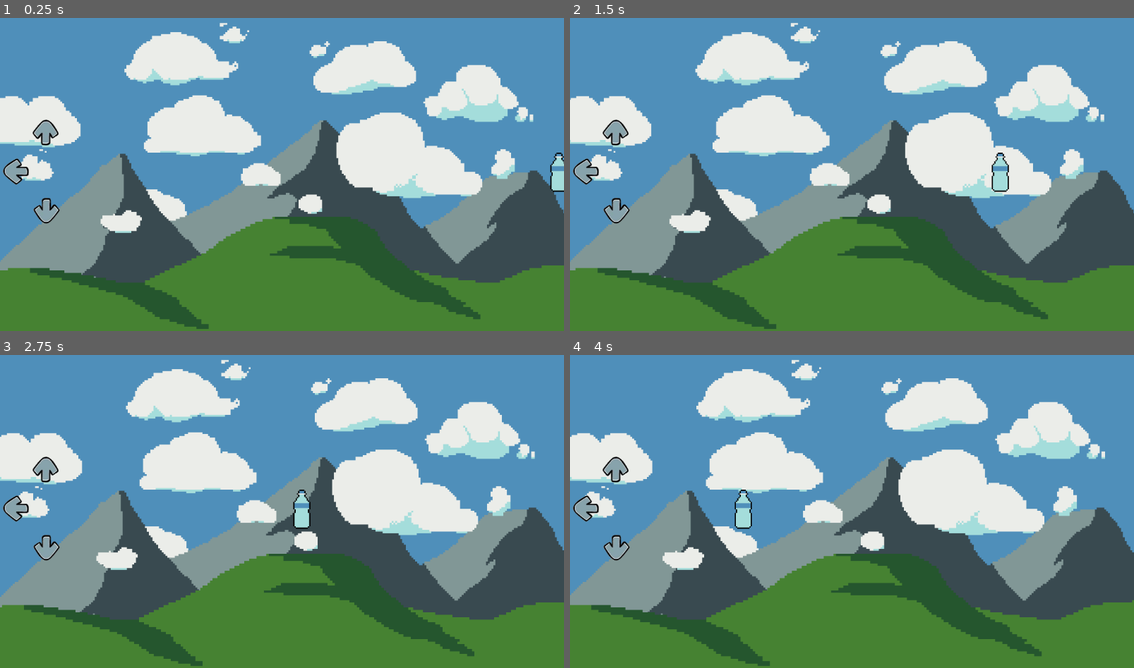
Above: before the commit, frames 1-4 (two rows, left to right).
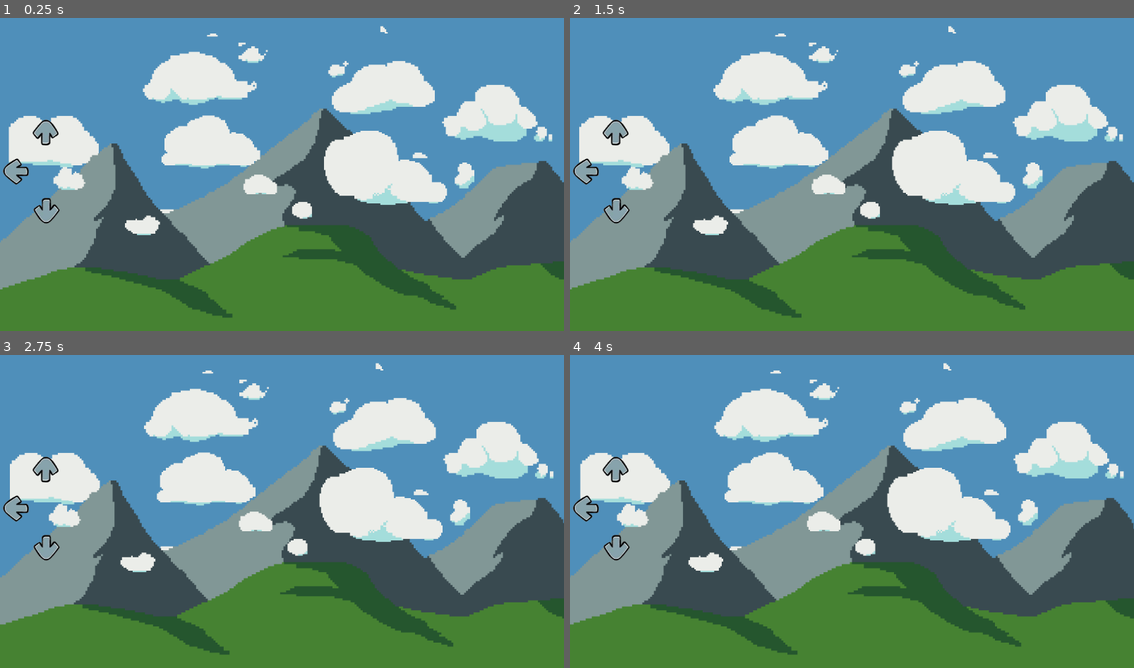
Above: after the commit, the same moments.

Repository: piperinnshall/wlgg-world-day
Game: Godot game, scene res://src/stages/stage_one.tscn
The game is run twice, just before and just after one commit, with the same random seed, the same clock (stepped at 60 frames per second) and the same inputs.
Inputs:
- Up to frame 1 (0.25 s): no input
- Up to frame 2 (1.5 s): no input
- Up to frame 3 (2.75 s): no input
- Up to frame 4 (4 s): no input

The runs differ from the first frame. In frame 1, 28% of the frame differs, in the area x 0-100%, y 1-100%; in frame 2, 28%; in frame 3, 28%; in frame 4, 28%.
Error after the commit: Invalid access to property or key 'passed' on a base object of type 'Nil'. (res://src/scripts/key_listener.gd:12)

Commit message:
refactor: Update background script (#2)
* feat: Begin adding queue

* refactor: Update background script

Diff:
--- /dev/null
+++ b/src/nodes/background.tscn
@@ -0,0 +1,43 @@
+[gd_scene load_steps=7 format=3 uid="uid://yopk35fnni34"]
+
+[ext_resource type="Texture2D" uid="uid://wdxlmogungk2" path="res://assets/bluesky.png" id="1_cwo56"]
+[ext_resource type="Texture2D" uid="uid://28i76jearnn1" path="res://assets/cloudsback.png" id="2_gyn1g"]
+[ext_resource type="Script" uid="uid://4nsovlyu8uvl" path="res://src/scripts/background.gd" id="2_s3qma"]
+[ext_resource type="Texture2D" uid="uid://c3dvc3ljjat3q" path="res://assets/mounts.png" id="3_56fkv"]
+[ext_resource type="Texture2D" uid="uid://devc4w0vhmhx0" path="res://assets/cloudsfront.png" id="5_fba8e"]
+[ext_resource type="Texture2D" uid="uid://br777c2xu7kj6" path="res://assets/hillsveryfront.png" id="6_lr678"]
+
+[node name="Background" type="Node2D"]
+
+[node name="BlueSky" type="Sprite2D" parent="."]
+position = Vector2(6.00001, 21)
+scale = Vector2(1.05687, 1.09333)
+texture = ExtResource("1_cwo56")
+script = ExtResource("2_s3qma")
+
+[node name="BGClouds" type="Sprite2D" parent="."]
+position = Vector2(50, 65)
+texture = ExtResource("2_gyn1g")
+script = ExtResource("2_s3qma")
+speed = 0.2
+
+[node name="Mountains" type="Sprite2D" parent="."]
+position = Vector2(2, 10)
+scale = Vector2(1.05778, 1.05778)
+texture = ExtResource("3_56fkv")
+script = ExtResource("2_s3qma")
+speed = 0.4
+
+[node name="FGClouds" type="Sprite2D" parent="."]
+position = Vector2(-19, -28)
+scale = Vector2(0.827778, 0.827778)
+texture = ExtResource("5_fba8e")
+script = ExtResource("2_s3qma")
+speed = 0.6
+
+[node name="Hills" type="Sprite2D" parent="."]
+position = Vector2(25, -60)
+scale = Vector2(1.09778, 1.09778)
+texture = ExtResource("6_lr678")
+script = ExtResource("2_s3qma")
+speed = 0.5
--- a/src/nodes/key_moving.tscn
+++ b/src/nodes/key_moving.tscn
@@ -14,3 +14,10 @@
 wait_time = 5.0
 one_shot = true
 autostart = true
+
+[node name="DestroyTimer" type="Timer" parent="."]
+wait_time = 5.0
+one_shot = true
+autostart = true
+
+[connection signal="timeout" from="DestroyTimer" to="." method="_on_destroy_timer_timeout"]
--- /dev/null
+++ b/src/scripts/background.gd
@@ -0,0 +1,15 @@
+extends Sprite2D
+
+@export var amplitude: float = 10.0      # How far it moves
+@export var speed: float = 1.0           # How fast it sways
+@export var sway_axis: Vector2 = Vector2(1, 0)  # (1,0)=horizontal, (0,1)=vertical
+
+var initial_position: Vector2
+
+func _ready():
+	initial_position = position
+
+func _process(delta):
+	var time = Time.get_ticks_msec() * 0.001
+	var offset = sin(time * speed) * amplitude
+	position = initial_position + (sway_axis * offset)
--- a/src/scripts/key_listener.gd
+++ b/src/scripts/key_listener.gd
@@ -1,14 +1,21 @@
 extends Sprite2D
 
 @onready var key_moving = preload("res://src/nodes/key_moving.tscn")
+@export var key_name: String = ""
 
-@export var key_name: String = ""
+var key_moving_queue = []
 
 func _process(delta: float) -> void:
 	if Input.is_action_just_pressed(key_name):
 		create_moving_key()
 
+	if key_moving_queue.front().passed and key_moving_queue.size() > 0:
+		key_moving_queue.pop_front()
+		print("popped")
+
 func create_moving_key():
 	var km_inst = key_moving.instantiate()
 	get_tree().get_root().call_deferred("add_child", km_inst)
 	km_inst.setup(frame + 4)
+
+	key_moving_queue.push_back(km_inst)
--- a/src/scripts/key_moving.gd
+++ b/src/scripts/key_moving.gd
@@ -2,22 +2,31 @@
 
 @export var move_speed: float = 3.5
 
-var pos_x = 610
-var pos_y = 0
+var pos_x: float = 610
+var pos_y: float = 0
+
+# true if km has passed the allowed input frame
+var passed: bool = false
+var pass_limit: float = -565.0
 
 func _init():
-	scale.x = 0.5
-	scale.y = 0.5
 	set_process(false)
 
 func _process(delta: float) -> void:
 	global_position += Vector2(-move_speed,  0)
 
-	if global_position .x < -545.0 and not $Timer.is_stopped():
+	if global_position.x < pass_limit and not $Timer.is_stopped():
 		print($Timer.wait_time - $Timer.time_left)
 		$Timer.stop()
+		passed = true
+
 
 func setup(target_frame: int):
 	global_position = Vector2(pos_x, pos_y)
 	frame = target_frame
+	scale.x = 0.3
+	scale.y = 0.3
 	set_process(true)
+
+func _on_destroy_timer_timeout() -> void:
+	queue_free()
--- a/src/stages/background_1.gd
+++ /dev/null
@@ -1,17 +0,0 @@
-extends Sprite2D
-
-
-# Adjust these values to control the sway
-@export var amplitude: float = 10.0  # How far it moves (in pixels)
-@export var speed: float = 1.0      # How fast it sways
-@export var sway_axis: Vector2 = Vector2(1, 0)  # (1,0)=horizontal, (0,1)=vertical
-
-var initial_position: Vector2
-
-func _ready():
-	initial_position = position  # Store starting position
-
-func _process(delta):
-	# Sine wave oscillation (time-based)
-	var offset = sin(Time.get_ticks_msec() * 0.001 * speed) * amplitude
-	position = initial_position + (sway_axis * offset)
--- a/src/stages/background_2.gd
+++ /dev/null
@@ -1,16 +0,0 @@
-extends Sprite2D
-
-# Adjust these values to control the sway
-@export var amplitude: float = 10.0  # How far it moves (in pixels)
-@export var speed: float = 0.2      # How fast it sways
-@export var sway_axis: Vector2 = Vector2(1, 0)  # (1,0)=horizontal, (0,1)=vertical
-
-var initial_position: Vector2
-
-func _ready():
-	initial_position = position  # Store starting position
-
-func _process(delta):
-	# Sine wave oscillation (time-based)
-	var offset = sin(Time.get_ticks_msec() * 0.001 * speed) * amplitude
-	position = initial_position + (sway_axis * offset)
--- a/src/stages/background_3.gd
+++ /dev/null
@@ -1,16 +0,0 @@
-extends Sprite2D
-
-# Adjust these values to control the sway
-@export var amplitude: float = 10.0  # How far it moves (in pixels)
-@export var speed: float = 0.4      # How fast it sways
-@export var sway_axis: Vector2 = Vector2(1, 0)  # (1,0)=horizontal, (0,1)=vertical
-
-var initial_position: Vector2
-
-func _ready():
-	initial_position = position  # Store starting position
-
-func _process(delta):
-	# Sine wave oscillation (time-based)
-	var offset = sin(Time.get_ticks_msec() * 0.001 * speed) * amplitude
-	position = initial_position + (sway_axis * offset)
--- a/src/stages/background_4.gd
+++ /dev/null
@@ -1,16 +0,0 @@
-extends Sprite2D
-
-# Adjust these values to control the sway
-@export var amplitude: float = 10.0  # How far it moves (in pixels)
-@export var speed: float = 0.6      # How fast it sways
-@export var sway_axis: Vector2 = Vector2(1, 0)  # (1,0)=horizontal, (0,1)=vertical
-
-var initial_position: Vector2
-
-func _ready():
-	initial_position = position  # Store starting position
-
-func _process(delta):
-	# Sine wave oscillation (time-based)
-	var offset = sin(Time.get_ticks_msec() * 0.001 * speed) * amplitude
-	position = initial_position + (sway_axis * offset)
--- a/src/stages/background_5.gd
+++ /dev/null
@@ -1,16 +0,0 @@
-extends Sprite2D
-
-# Adjust these values to control the sway
-@export var amplitude: float = 12.0  # How far it moves (in pixels)
-@export var speed: float = 0.5      # How fast it sways
-@export var sway_axis: Vector2 = Vector2(1, 0)  # (1,0)=horizontal, (0,1)=vertical
-
-var initial_position: Vector2
-
-func _ready():
-	initial_position = position  # Store starting position
-
-func _process(delta):
-	# Sine wave oscillation (time-based)
-	var offset = sin(Time.get_ticks_msec() * 0.001 * speed) * amplitude
-	position = initial_position + (sway_axis * offset)
--- a/src/stages/stage_one.tscn
+++ b/src/stages/stage_one.tscn
@@ -1,50 +1,12 @@
-[gd_scene load_steps=13 format=3 uid="uid://bbs7jf76v05oi"]
+[gd_scene load_steps=3 format=3 uid="uid://bbs7jf76v05oi"]
 
-[ext_resource type="Texture2D" uid="uid://wdxlmogungk2" path="res://assets/bluesky.png" id="1_6faxf"]
 [ext_resource type="PackedScene" uid="uid://hoctgo107djf" path="res://src/nodes/key_listener.tscn" id="1_r7fs1"]
-[ext_resource type="Script" uid="uid://ce7g46x8j76qd" path="res://src/stages/background_1.gd" id="2_rnl2t"]
-[ext_resource type="PackedScene" uid="uid://7wim01rrxevd" path="res://src/nodes/key_moving.tscn" id="2_sio3b"]
-[ext_resource type="Texture2D" uid="uid://28i76jearnn1" path="res://assets/cloudsback.png" id="3_swio0"]
-[ext_resource type="Script" uid="uid://b6eqtyj5ekawy" path="res://src/stages/background_2.gd" id="4_rnl2t"]
-[ext_resource type="Texture2D" uid="uid://c3dvc3ljjat3q" path="res://assets/mounts.png" id="4_ucyry"]
-[ext_resource type="Texture2D" uid="uid://br777c2xu7kj6" path="res://assets/hillsveryfront.png" id="5_kdr66"]
-[ext_resource type="Script" uid="uid://dtxqb1vkt5slr" path="res://src/stages/background_3.gd" id="6_kdr66"]
-[ext_resource type="Texture2D" uid="uid://devc4w0vhmhx0" path="res://assets/cloudsfront.png" id="6_um7fp"]
-[ext_resource type="Script" uid="uid://1yvyhhiuuuf5" path="res://src/stages/background_4.gd" id="8_um7fp"]
-[ext_resource type="Script" uid="uid://c6pp3rid3gkqf" path="res://src/stages/background_5.gd" id="10_karjd"]
+[ext_resource type="PackedScene" uid="uid://yopk35fnni34" path="res://src/nodes/background.tscn" id="1_sio3b"]
 
 [node name="StageOne" type="Node2D"]
 
-[node name="Node2D" type="Node2D" parent="."]
-
-[node name="background1" type="Sprite2D" parent="Node2D"]
-position = Vector2(0, 12)
-scale = Vector2(0.816389, 0.828333)
-texture = ExtResource("1_6faxf")
-script = ExtResource("2_rnl2t")
-
-[node name="background2" type="Sprite2D" parent="Node2D"]
-position = Vector2(-2, 7.99999)
-scale = Vector2(0.748889, 0.748889)
-texture = ExtResource("3_swio0")
-script = ExtResource("4_rnl2t")
-
-[node name="background3" type="Sprite2D" parent="Node2D"]
-position = Vector2(2, 26)
-scale = Vector2(0.761111, 0.761111)
-texture = ExtResource("4_ucyry")
-script = ExtResource("6_kdr66")
-
-[node name="background4" type="Sprite2D" parent="Node2D"]
-position = Vector2(-4, -95)
-texture = ExtResource("5_kdr66")
-script = ExtResource("8_um7fp")
-
-[node name="background5" type="Sprite2D" parent="Node2D"]
-position = Vector2(-11, -48)
-scale = Vector2(0.735625, 0.712222)
-texture = ExtResource("6_um7fp")
-script = ExtResource("10_karjd")
+[node name="Background" parent="." instance=ExtResource("1_sio3b")]
+scale = Vector2(0.75, 0.75)
 
 [node name="Camera2D" type="Camera2D" parent="."]
 
@@ -61,8 +23,3 @@
 position = Vector2(-480, -80)
 frame = 2
 key_name = "key_W"
-
-[node name="MovingKey" parent="." instance=ExtResource("2_sio3b")]
-position = Vector2(618, -1)
-scale = Vector2(0.5, 0.5)
-frame = 0
Not shown, changed: assets/hillsveryfront.png.import
Not shown, added: src/scripts/background.gd.uid
Not shown, removed: src/stages/background_1.gd.uid
Not shown, removed: src/stages/background_2.gd.uid
Not shown, removed: src/stages/background_3.gd.uid
Not shown, removed: src/stages/background_4.gd.uid
Not shown, removed: src/stages/background_5.gd.uid
